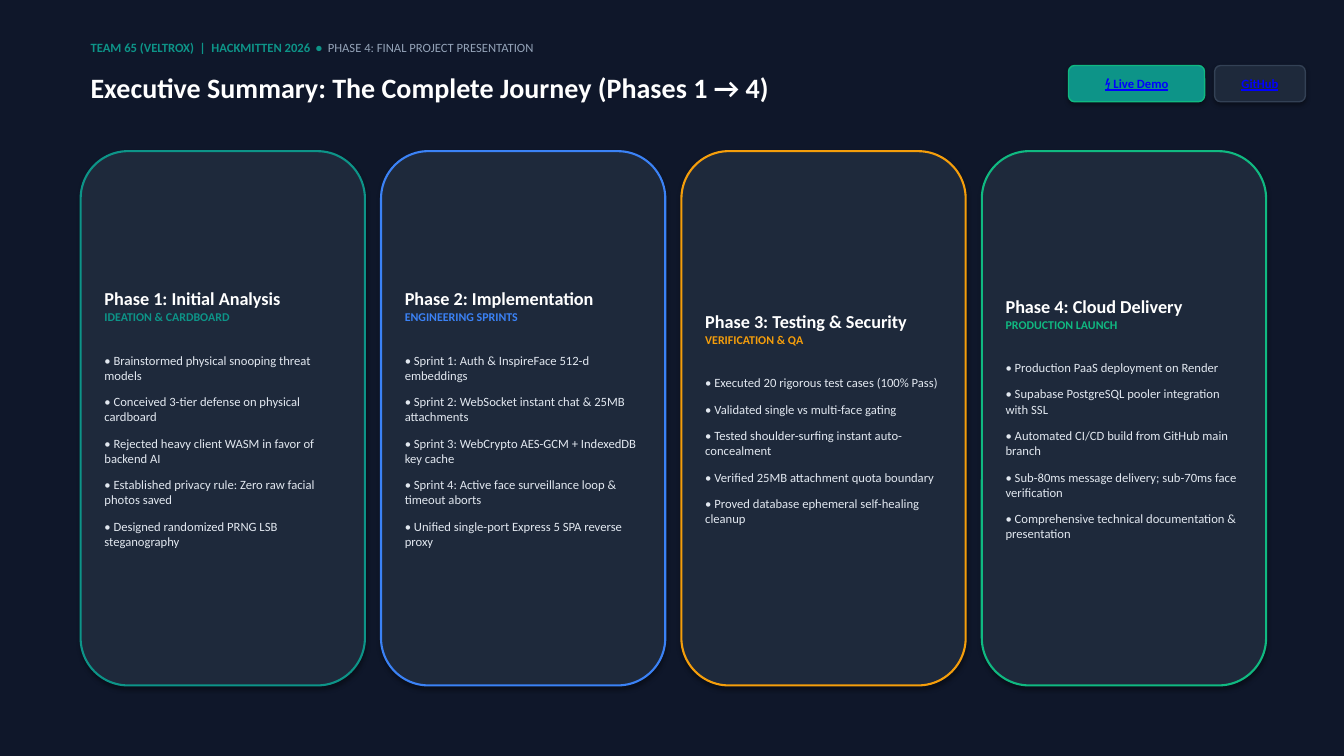
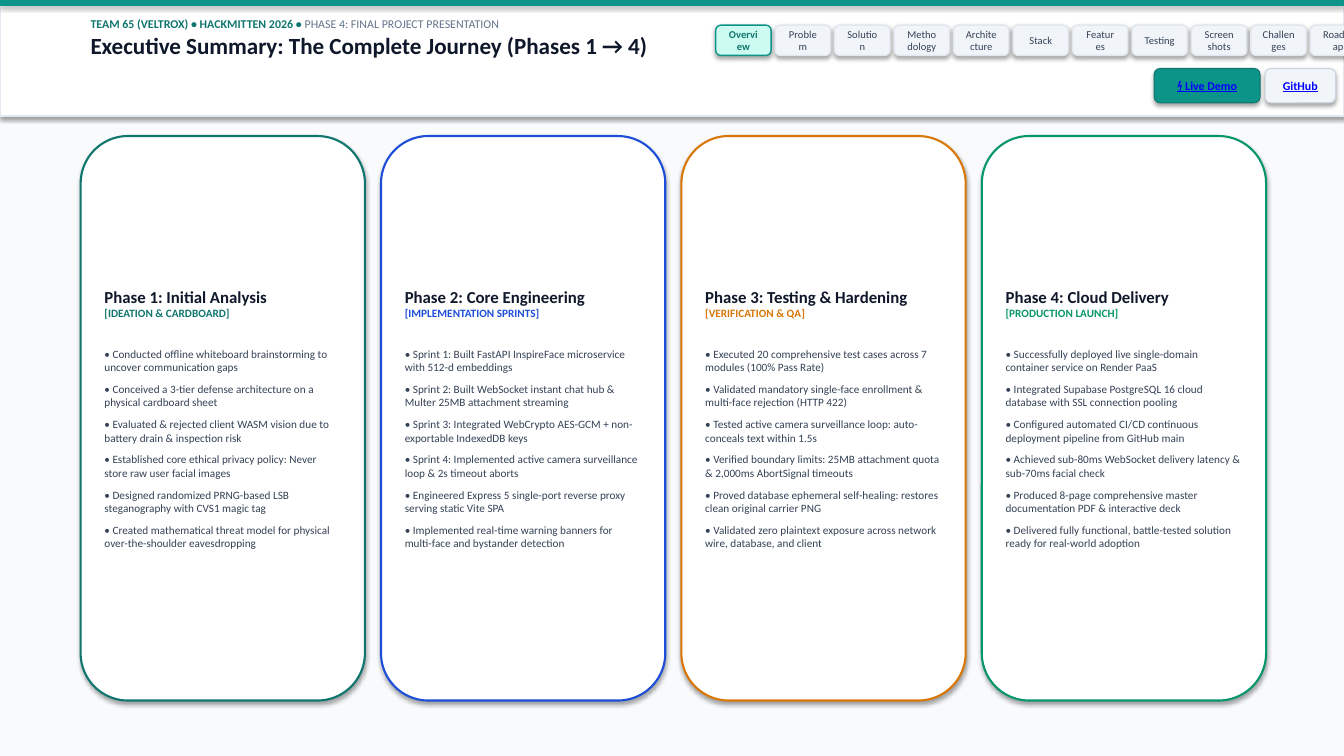
Before and after one commit to Kishan-Kumar-Hv/hmit, a slide deck: slide 2 of Phase_4_Final_Project_Presentation_Team65_Veltrox.pptx. Drawn at 1344x756 pixels with LibreOffice and Linux fonts; fonts in the diff are those of the drawing. Boxes give left, top, right and bottom in pixels: in the first picture for what was removed or moved away, otherwise in the second. Text is boxed around its words. In the diff, an @@ line names an element or a change of style, - is before the commit and + after.

Commit message:
Update Phase 4 Presentation deck and web presentation to high-contrast Light Mode with deep technical text and interactive navigation

```diff
--- a/Phase_4_Final_Project_Presentation_Team65_Veltrox.pptx
+++ b/Phase_4_Final_Project_Presentation_Team65_Veltrox.pptx
@@ rectangle at (0,0,1344,756): fill #0F172A to #F8FAFC @@
@@ rectangle added at (0,0,1344,116), fill #FFFFFF, outline #E2E8F0 1 pt @@
@@ rectangle added at (0,0,1344,6), fill #0D9488 @@
@@ text at (91,19,647,58): text changed; size 9 to 8.5 pt; text colour #0D9488 to #0F172A @@
-TEAM 65 (VELTROX) | HACKMITTEN 2026 • PHASE 4: FINAL PROJECT PRESENTATION
+TEAM 65 (VELTROX) • HACKMITTEN 2026 • PHASE 4: FINAL PROJECT PRESENTATION
+Executive Summary: The Complete Journey (Phases 1 → 4)
@@ rounded rectangle added at (716,25,771,55), fill #CCFBF1, outline #0D9488 1 pt, 7.5 pt, text #0F766E, bold @@
+Overview
@@ rounded rectangle added at (775,25,831,55), fill #F1F5F9, outline #E2E8F0 1 pt, 7.5 pt, text #334155 @@
+Problem
@@ rounded rectangle added at (835,25,890,55), fill #F1F5F9, outline #E2E8F0 1 pt, 7.5 pt, text #334155 @@
+Solution
@@ rounded rectangle added at (894,25,950,55), fill #F1F5F9, outline #E2E8F0 1 pt, 7.5 pt, text #334155 @@
+Methodology
@@ rounded rectangle added at (954,25,1009,55), fill #F1F5F9, outline #E2E8F0 1 pt, 7.5 pt, text #334155 @@
+Architecture
@@ rounded rectangle added at (1013,25,1069,55), fill #F1F5F9, outline #E2E8F0 1 pt, 7.5 pt, text #334155 @@
+Stack
@@ rounded rectangle added at (1073,25,1128,55), fill #F1F5F9, outline #E2E8F0 1 pt, 7.5 pt, text #334155 @@
+Features
@@ rounded rectangle added at (1132,25,1188,55), fill #F1F5F9, outline #E2E8F0 1 pt, 7.5 pt, text #334155 @@
+Testing
@@ rounded rectangle added at (1192,25,1247,55), fill #F1F5F9, outline #E2E8F0 1 pt, 7.5 pt, text #334155 @@
+Screenshots
@@ rounded rectangle added at (1251,25,1307,55), fill #F1F5F9, outline #E2E8F0 1 pt, 7.5 pt, text #334155 @@
+Challenges
@@ rounded rectangle added at (1311,25,1344,55), fill #F1F5F9, outline #E2E8F0 1 pt, 7.5 pt, text #334155 @@
+Roadmap
@@ text removed at (91,77,769,103) @@
-Executive Summary: The Complete Journey (Phases 1 → 4)
@@ rounded rectangle "⚡ Live Demo": place and size @@
-rounded rectangle "⚡ Live Demo" at (1069,66,1205,102)
+rounded rectangle "⚡ Live Demo" at (1154,69,1260,103)
@@ rounded rectangle "⚡ Live Demo" at (1154,69,1260,103): size 9 to 8.5 pt; outline #10B981 1 pt to #0F766E 0.75 pt @@
@@ rounded rectangle "GitHub": place and size @@
-rounded rectangle "GitHub" at (1215,66,1306,102)
+rounded rectangle "GitHub" at (1265,69,1336,103)
@@ rounded rectangle "GitHub" at (1265,69,1336,103): size 9 to 8.5 pt; fill #1E293B to #F1F5F9; outline #334155 1 pt to #CBD5E1 0.75 pt @@
@@ rounded rectangle "Phase 1: Initial Analysis [IDEATION ...": place and size @@
-rounded rectangle "Phase 1: Initial Analysis [IDEATION ..." at (81,151,365,686)
+rounded rectangle "Phase 1: Initial Analysis [IDEATION ..." at (81,136,365,701)
@@ rounded rectangle "Phase 1: Initial Analysis [IDEATION ..." at (81,136,365,701): fill #1E293B to #FFFFFF; outline #0D9488 1.5 pt to #0F766E 1.5 pt @@
@@ rounded rectangle "Phase 2: Core Engineering [IMPLEMENTATION ...": place and size @@
-rounded rectangle "Phase 2: Core Engineering [IMPLEMENTATION ..." at (381,151,665,686)
+rounded rectangle "Phase 2: Core Engineering [IMPLEMENTATION ..." at (381,136,665,701)
@@ rounded rectangle "Phase 2: Core Engineering [IMPLEMENTATION ..." at (381,136,665,701): fill #1E293B to #FFFFFF; outline #3B82F6 1.5 pt to #1D4ED8 1.5 pt @@
@@ rounded rectangle "Phase 3: Testing & Hardening ...": place and size @@
-rounded rectangle "Phase 3: Testing & Hardening ..." at (682,151,966,686)
+rounded rectangle "Phase 3: Testing & Hardening ..." at (682,136,966,701)
@@ rounded rectangle "Phase 3: Testing & Hardening ..." at (682,136,966,701): fill #1E293B to #FFFFFF; outline #F59E0B 1.5 pt to #D97706 1.5 pt @@
@@ rounded rectangle "Phase 4: Cloud Delivery [PRODUCTION ...": place and size @@
-rounded rectangle "Phase 4: Cloud Delivery [PRODUCTION ..." at (982,151,1266,686)
+rounded rectangle "Phase 4: Cloud Delivery [PRODUCTION ..." at (982,136,1266,701)
@@ rounded rectangle "Phase 4: Cloud Delivery [PRODUCTION ..." at (982,136,1266,701): fill #1E293B to #FFFFFF; outline #10B981 1.5 pt to #059669 1.5 pt @@
@@ text in rounded rectangle at (104,291,330,549): text changed; size 9 to 8 pt; text colour #E2E8F0 to #334155 @@
-Phase 1: Initial Analysis
-IDEATION & CARDBOARD
-• Brainstormed physical snooping threat models
-• Conceived 3-tier defense on physical cardboard
-• Rejected heavy client WASM in favor of backend AI
-• Established privacy rule: Zero raw facial photos saved
-• Designed randomized PRNG LSB steganography
+Phase 1: Initial Analysis
+[IDEATION & CARDBOARD]
+• Conducted offline whiteboard brainstorming to uncover communication gaps
+• Conceived a 3-tier defense architecture on a physical cardboard sheet
+• Evaluated & rejected client WASM vision due to battery drain & inspection risk
+• Established core ethical privacy policy: Never store raw user facial images
+• Designed randomized PRNG-based LSB steganography with CVS1 magic tag
+• Created mathematical threat model for physical over-the-shoulder eavesdropping
@@ text in rounded rectangle at (405,291,637,549): text changed; size 9 to 8 pt; text colour #E2E8F0 to #334155 @@
-Phase 2: Implementation
-ENGINEERING SPRINTS
-• Sprint 1: Auth & InspireFace 512-d embeddings
-• Sprint 2: WebSocket instant chat & 25MB attachments
-• Sprint 3: WebCrypto AES-GCM + IndexedDB key cache
-• Sprint 4: Active face surveillance loop & timeout aborts
-• Unified single-port Express 5 SPA reverse proxy
+Phase 2: Core Engineering
+[IMPLEMENTATION SPRINTS]
+• Sprint 1: Built FastAPI InspireFace microservice with 512-d embeddings
+• Sprint 2: Built WebSocket instant chat hub & Multer 25MB attachment streaming
+• Sprint 3: Integrated WebCrypto AES-GCM + non-exportable IndexedDB keys
+• Sprint 4: Implemented active camera surveillance loop & 2s timeout aborts
+• Engineered Express 5 single-port reverse proxy serving static Vite SPA
+• Implemented real-time warning banners for multi-face and bystander detection
@@ text in rounded rectangle at (705,291,940,548): text changed; size 9 to 8 pt; text colour #E2E8F0 to #334155 @@
-Phase 3: Testing & Security
-VERIFICATION & QA
-• Executed 20 rigorous test cases (100% Pass)
-• Validated single vs multi-face gating
-• Tested shoulder-surfing instant auto-concealment
-• Verified 25MB attachment quota boundary
-• Proved database ephemeral self-healing cleanup
+Phase 3: Testing & Hardening
+[VERIFICATION & QA]
+• Executed 20 comprehensive test cases across 7 modules (100% Pass Rate)
+• Validated mandatory single-face enrollment & multi-face rejection (HTTP 422)
+• Tested active camera surveillance loop: auto-conceals text within 1.5s
+• Verified boundary limits: 25MB attachment quota & 2,000ms AbortSignal timeouts
+• Proved database ephemeral self-healing: restores clean original carrier PNG
+• Validated zero plaintext exposure across network wire, database, and client
@@ text in rounded rectangle at (1006,291,1230,549): text changed; size 9 to 8 pt; text colour #E2E8F0 to #334155 @@
-Phase 4: Cloud Delivery
-PRODUCTION LAUNCH
-• Production PaaS deployment on Render
-• Supabase PostgreSQL pooler integration with SSL
-• Automated CI/CD build from GitHub main branch
-• Sub-80ms message delivery; sub-70ms face verification
-• Comprehensive technical documentation & presentation
+Phase 4: Cloud Delivery
+[PRODUCTION LAUNCH]
+• Successfully deployed live single-domain container service on Render PaaS
+• Integrated Supabase PostgreSQL 16 cloud database with SSL connection pooling
+• Configured automated CI/CD continuous deployment pipeline from GitHub main
+• Achieved sub-80ms WebSocket delivery latency & sub-70ms facial check
+• Produced 8-page comprehensive master documentation PDF & interactive deck
+• Delivered fully functional, battle-tested solution ready for real-world adoption
```
Also in this commit, not shown: 13 other slides changed, 2 other files.
